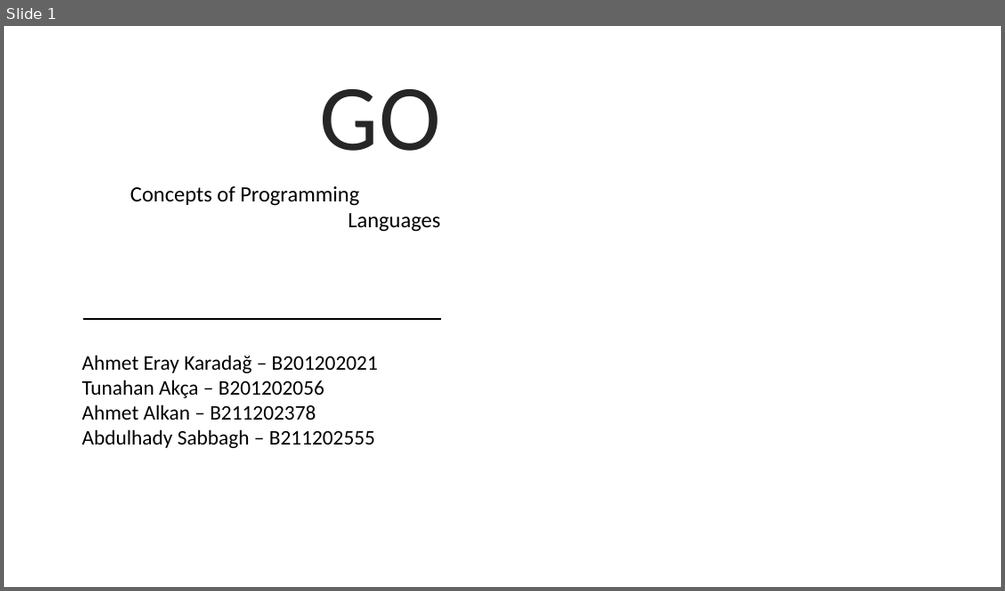
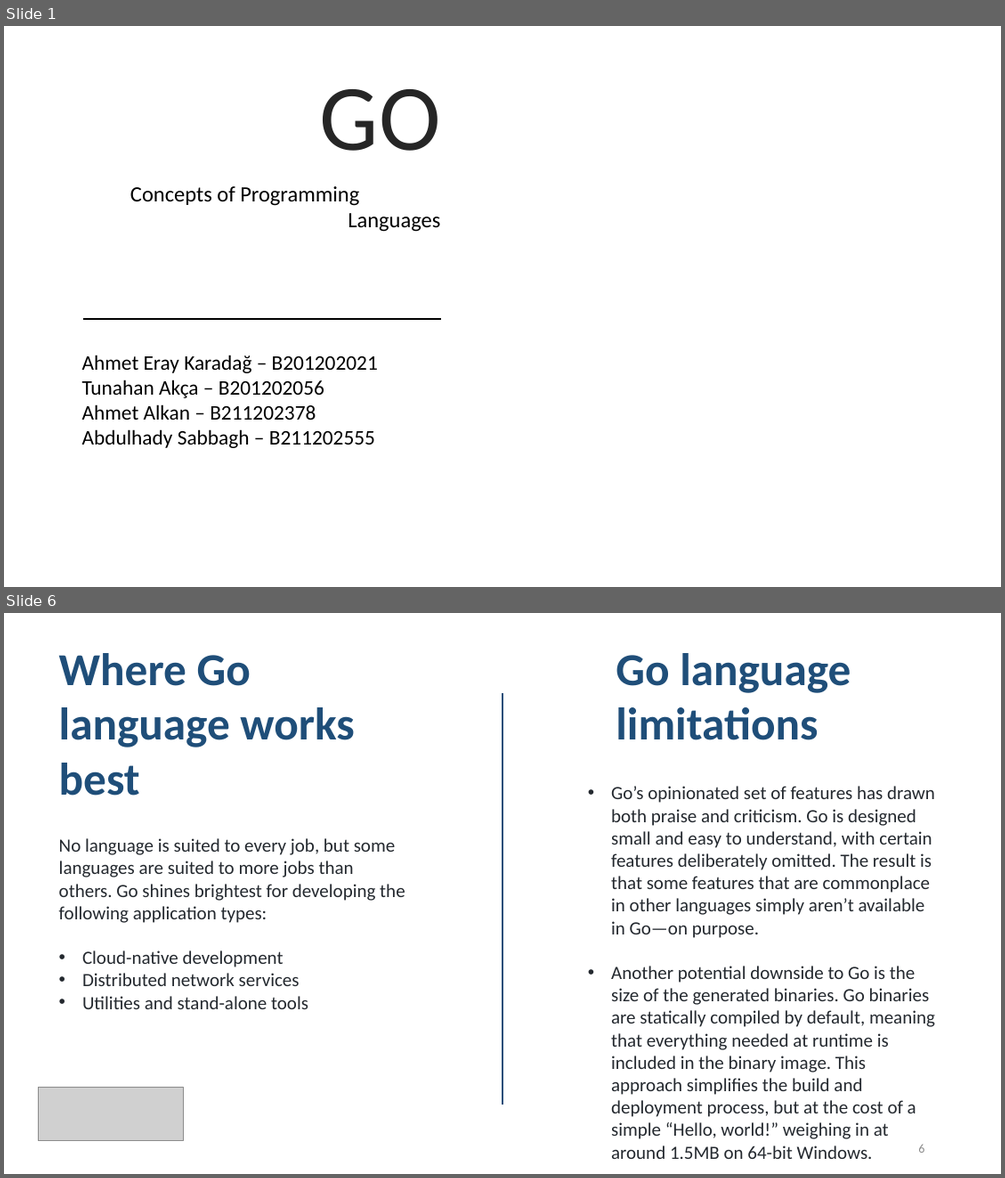
Before and after one commit to eraykaradag/pdp, a slide deck: GO.pptx. Shown one above the other, each under a label of ours: slide 1 before the commit, slides 1 and 6 after it; the slides between them are not shown. The pictures are 1005x591 and 1005x1178 pixels, drawn with LibreOffice and Linux fonts; fonts in the diff are those of the drawing; grey boxes stand for pictures; background and template pictures are left out. Boxes give left, top, right and bottom in pixels: in the first picture for what was removed or moved away, otherwise in the second. Text is boxed around its words. In the diff, an @@ line names an element or a change of style, - is before the commit and + after.

```diff
--- a/GO.pptx
+++ b/GO.pptx
@@ slide 6 added at (4,613,1001,1174), background picture (left out) @@
@@ text added at (59,653,354,795), 44 pt, text #1F4E79, bold @@
+Where Go language works best
@@ text added at (615,653,850,740), 44 pt, text #1F4E79, bold @@
+Go language limitations
@@ line added from (502, 694) to (502, 1104), #1F4E79 1.5 pt @@
@@ text added at (611,786,935,1159), 18 pt, text #24292F @@
+• Go’s opinionated set of features has drawn both praise and criticism. Go is designed small and easy to understand, with certain features deliberately omitted. The result is that some features that are commonplace in other languages simply aren’t available in Go—on purpose.
+• Another potential downside to Go is the size of the generated binaries. Go binaries are statically compiled by default, meaning that everything needed at runtime is included in the binary image. This approach simplifies the build and deployment process, but at the cost of a simple “Hello, world!” weighing in at around 1.5MB on 64-bit Windows.
@@ text added at (59,838,404,1009), 18 pt, text #24292F @@
+No language is suited to every job, but some languages are suited to more jobs than others. Go shines brightest for developing the following application types:
+• Cloud-native development
+• Distributed network services
+• Utilities and stand-alone tools
@@ picture added at (39,1086,184,1140) @@
@@ page number added at (918,1144,924,1152), 12 pt, text #8C8C8C @@
+6
```
Also in this commit, not shown: 2 slides changed, 7 other slides added, 1 slide removed.
